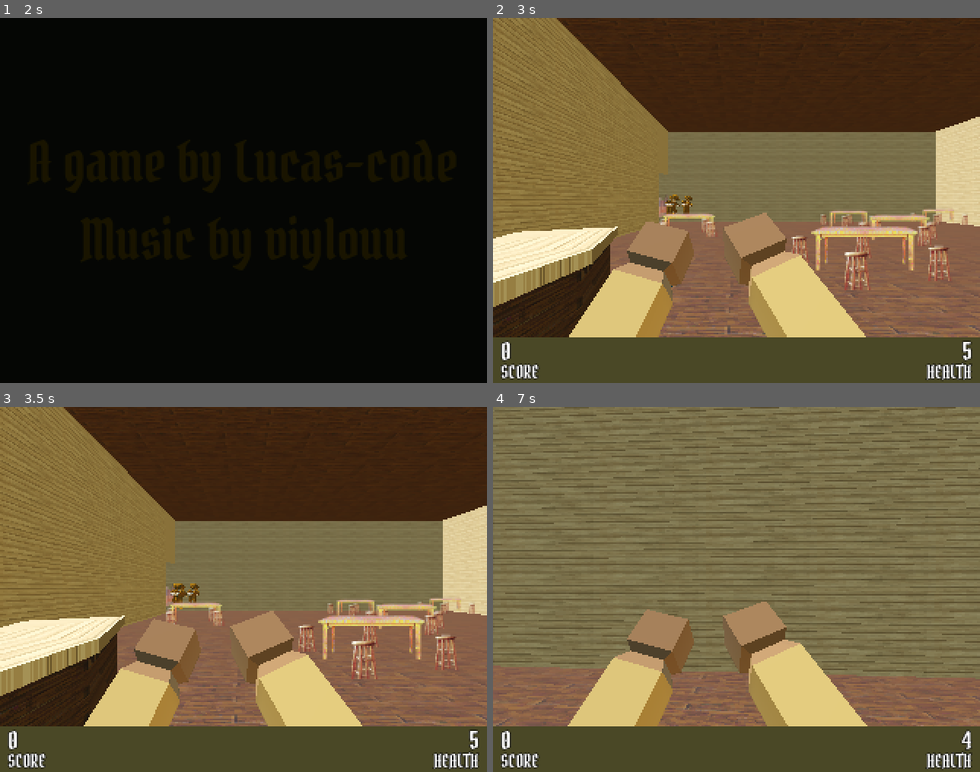
Above: before the commit, frames 1-4 (two rows, left to right).
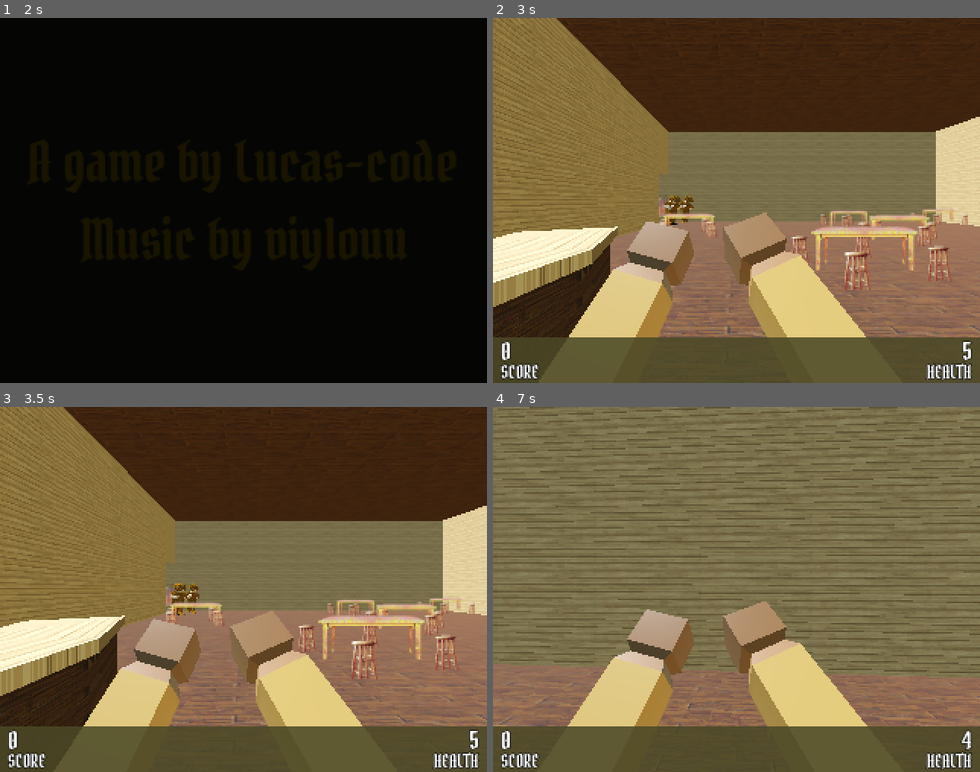
Above: after the commit, the same moments.

Repository: Lucas-Code27/Saloon-Brawl
Game: Godot game, scene res://Src/Levels/Splash.tscn
Two runs of this game, one before a commit and one after it. Both use one fixed random seed, a clock stepped at 60 frames per second and the inputs below.
Inputs (mouse positions are in pixels of both pictures, inside the frame that each line leads up to):
- Up to frame 1 (2 s): tap Enter at 0.5 s; move the mouse to (350, 182) at 0.52 s; hold D (right) 0.53-1.28 s; click (350, 182) at 0.6 s; tap Space at 1.25 s; move the mouse to (146, 218) at 1.27 s; hold S (down) from 1.28 s (still down); click (146, 218) at 1.35 s
- Up to frame 2 (3 s): move the mouse to (785, 120) at 2.02 s; release S (down) at 2.03 s; hold D (right) 2.03-2.75 s; click (785, 120) at 2.1 s; click "Play" at 2.75 s
- Up to frame 3 (3.5 s): no input
- Up to frame 4 (7 s): move the mouse to (731, 596) at 3.52 s; hold W (up) 3.53-6.53 s; click (731, 596) at 3.6 s; move the mouse to (775, 593) at 4.27 s; click (775, 593) at 4.35 s; move the mouse to (697, 585) at 5.02 s; click (697, 585) at 5.1 s; move the mouse to (741, 589) at 5.77 s; click (741, 589) at 5.85 s; move the mouse to (717, 582) at 6.52 s; hold D (right) from 6.53 s (still down); click (717, 582) at 6.6 s

Frame 1 is identical in both runs. In frame 2, 2.0% of the frame differs, in the area x 25-100%, y 48-74%; in frame 3, 2.1%; in frame 4, 13%, in the area x 0-100%, y 0-88%.

Commit message:
added shadows under enemies and fixed an issue where they would float in the air

Diff:
--- a/Src/Components/Spawner3D.tscn
+++ b/Src/Components/Spawner3D.tscn
@@ -1,6 +1,6 @@
-[gd_scene load_steps=2 format=3 uid="uid://b0kbtc4oy43dq"]
+[gd_scene format=3 uid="uid://b0kbtc4oy43dq"]
 
 [ext_resource type="Script" uid="uid://dg14i7nn7kgpj" path="res://Src/Components/spawner_3d.gd" id="1_oc814"]
 
-[node name="Spawner3d" type="Node3D"]
+[node name="Spawner3d" type="Marker3D" unique_id=1011446288]
 script = ExtResource("1_oc814")
--- a/Src/Components/spawner_3d.gd
+++ b/Src/Components/spawner_3d.gd
@@ -1,4 +1,4 @@
-extends Node3D
+extends Marker3D
 class_name Spawner3D
 
 @export var spawned: PackedScene
--- a/Src/Enemies/test/testenemy.tscn
+++ b/Src/Enemies/test/testenemy.tscn
@@ -15,7 +15,7 @@
 
 [sub_resource type="CapsuleShape3D" id="CapsuleShape3D_0by0b"]
 radius = 0.25
-height = 1.0
+height = 0.91875
 
 [sub_resource type="ShaderMaterial" id="ShaderMaterial_gkoj6"]
 resource_local_to_scene = true
@@ -109,6 +109,7 @@
 attacking = true
 
 [node name="CollisionShape3D" type="CollisionShape3D" parent="." unique_id=1453954869]
+transform = Transform3D(1, 0, 0, 0, 1, 0, 0, 0, 1, 0, 0.109375, 0)
 shape = SubResource("CapsuleShape3D_0by0b")
 
 [node name="HealthComponent" type="Node" parent="." unique_id=408632275]
@@ -116,11 +117,11 @@
 max_health = 3
 
 [node name="Mesh" parent="." unique_id=1159835438 instance=ExtResource("5_4bfyv")]
-transform = Transform3D(-0.1, 0, -8.74228e-09, 0, 0.1, 0, 8.74228e-09, 0, -0.1, 0, -0.35, 0)
+transform = Transform3D(-0.12, 0, -1.8119495e-08, 0, 0.12, 0, 1.8119495e-08, 0, -0.12, 0, -0.35, 0)
 
 [node name="Skeleton3D" parent="Mesh/Armature" parent_id_path=PackedInt32Array(1159835438, 1710978072) index="0" unique_id=151260256]
-bones/0/position = Vector3(-11.959157, -9.74904, -368.75684)
-bones/0/rotation = Quaternion(-0.63963133, -0.02542915, -0.0153155085, 0.7681084)
+bones/0/position = Vector3(-12.5725565, -4.490614, -347.9508)
+bones/0/rotation = Quaternion(-0.6482329, -0.02000188, -0.05749753, 0.75900483)
 bones/1/position = Vector3(5.722046e-06, 36.40748, -0.29159743)
 bones/1/rotation = Quaternion(0.0542265, 0.0092362, -0.019773653, 0.9982902)
 bones/2/rotation = Quaternion(0.11628263, 0.018782215, -0.044073194, 0.99206007)
@@ -146,29 +147,29 @@
 bones/13/rotation = Quaternion(0.009788241, -3.013853e-05, -0.8219094, 0.5695341)
 bones/14/position = Vector3(-1.1600554e-05, 161.85901, -1.6051345e-06)
 bones/15/position = Vector3(48.920826, -20.177307, -0.37243402)
-bones/15/rotation = Quaternion(0.08876621, 0.037670024, 0.99370825, -0.056969896)
+bones/15/rotation = Quaternion(0.055362295, 0.13471374, 0.97855514, -0.14566092)
 bones/16/position = Vector3(8.082857e-06, 147.74658, 5.678807e-06)
-bones/16/rotation = Quaternion(-0.22838426, 0.04256577, -0.03135632, 0.97213465)
+bones/16/rotation = Quaternion(-0.5664307, 0.0228704, -0.03136678, 0.8231946)
 bones/17/position = Vector3(-4.054624e-06, 169.36159, -1.1248154e-05)
-bones/17/rotation = Quaternion(0.7172477, 0.029084463, 0.046638943, 0.6946471)
+bones/17/rotation = Quaternion(0.37308362, -0.042591516, -0.050750688, 0.92542917)
 bones/18/position = Vector3(-1.536826e-06, 102.81697, -7.714618e-06)
-bones/18/rotation = Quaternion(0.30459657, -0.09094245, 0.014464179, 0.9480196)
+bones/18/rotation = Quaternion(0.7624758, -0.20323882, 0.007136617, 0.6142262)
 bones/19/position = Vector3(1.1324842e-06, 42.281975, -1.430511e-06)
 bones/20/position = Vector3(-48.920834, -20.17733, -1.0544056)
-bones/20/rotation = Quaternion(-0.011000187, 0.36925316, 0.92758894, -0.055765796)
+bones/20/rotation = Quaternion(-0.020393884, 0.4028096, 0.91192544, -0.07563381)
 bones/21/position = Vector3(7.121006e-06, 147.74538, 2.2299171e-05)
-bones/21/rotation = Quaternion(-0.30735976, 0.08102947, -0.012333565, 0.9480571)
+bones/21/rotation = Quaternion(-0.379058, 0.08012929, -0.022346672, 0.92162627)
 bones/22/position = Vector3(5.352856e-07, 169.37393, -2.2293755e-06)
-bones/22/rotation = Quaternion(0.6055572, -0.005213129, -0.030130297, 0.79521406)
+bones/22/rotation = Quaternion(0.5561188, -0.0037380373, -0.04643931, 0.829796)
 bones/23/position = Vector3(1.0866123e-05, 99.11128, 7.607974e-06)
-bones/23/rotation = Quaternion(0.22699997, 0.08352636, -0.019615818, 0.9701081)
+bones/23/rotation = Quaternion(0.22876556, 0.08359201, -0.01951834, 0.96968955)
 bones/24/position = Vector3(-6.5562426e-07, 42.423363, 3.337862e-06)
 
 [node name="Cube" parent="Mesh/Armature/Skeleton3D" index="0" unique_id=154864908]
 surface_material_override/0 = SubResource("ShaderMaterial_gkoj6")
 
 [node name="BoneAttachment3D" type="BoneAttachment3D" parent="Mesh/Armature/Skeleton3D" index="1" unique_id=1186523056]
-transform = Transform3D(0.41423455, 0.002550154, -0.91016644, 0.13090296, 0.9894326, 0.062348913, 0.9007074, -0.14497058, 0.40952322, 160.74022, 133.8144, -396.97845)
+transform = Transform3D(0.38175806, 0.081193924, -0.9206889, 0.12253873, 0.98289406, 0.1374897, 0.91610295, -0.16530783, 0.36527824, 171.22757, 125.56461, -371.08417)
 bone_name = "mixamorig_LeftHand"
 bone_idx = 10
 
@@ -221,6 +222,13 @@
 color = Color(0.7372549, 0.73333335, 0.7254902, 0.7764706)
 color_ramp = SubResource("Gradient_uoxqn")
 
+[node name="SpotLight3D" type="SpotLight3D" parent="." unique_id=1468764578]
+transform = Transform3D(1, 0, 0, 0, -4.371139e-08, 1, 0, -1, -4.371139e-08, 0, 0, 0)
+light_negative = true
+light_cull_mask = 4294966276
+spot_range = 1.0
+spot_angle = 24.0
+
 [connection signal="died" from="HealthComponent" to="." method="_on_health_component_died"]
 [connection signal="hit" from="HealthComponent" to="." method="_on_health_component_hit"]
 [connection signal="timeout" from="Timer" to="." method="_on_timer_timeout"]
--- a/Src/Levels/Hud.tscn
+++ b/Src/Levels/Hud.tscn
@@ -33,7 +33,7 @@
 offset_top = -30.0
 grow_horizontal = 2
 grow_vertical = 0
-color = Color(0.289224, 0.281014, 0.148112, 1)
+color = Color(0.2901961, 0.28235295, 0.14901961, 0.8627451)
 
 [node name="ScoreText" type="Label" parent="ColorRect" unique_id=118721208]
 layout_mode = 1
--- a/Src/Levels/Saloon.tscn
+++ b/Src/Levels/Saloon.tscn
@@ -211,6 +211,7 @@
 material = SubResource("StandardMaterial3D_iecmc")
 
 [node name="Floor" type="CSGBox3D" parent="Map/NavigationRegion3D" unique_id=1828271631]
+layers = 5
 use_collision = true
 size = Vector3(15, 1, 15)
 material = SubResource("StandardMaterial3D_4dkmo")
@@ -309,35 +310,30 @@
 
 [node name="Spawners" type="Node3D" parent="." unique_id=1398818183]
 
-[node name="Spawner3D" type="Node3D" parent="Spawners" unique_id=1394977936]
+[node name="Spawner3D" type="Marker3D" parent="Spawners" unique_id=1241891194]
 transform = Transform3D(1, 0, 0, 0, 1, 0, 0, 0, 1, 4.1, 0.5, 2.25)
 script = ExtResource("10_meem8")
 spawned = ExtResource("11_8u3fr")
-metadata/_custom_type_script = "uid://dg14i7nn7kgpj"
-
-[node name="Spawner3D2" type="Node3D" parent="Spawners" unique_id=982475613]
+
+[node name="Spawner3D2" type="Marker3D" parent="Spawners" unique_id=1665123504]
 transform = Transform3D(1, 0, 0, 0, 1, 0, 0, 0, 1, 3.95, 0.5, 1.55)
 script = ExtResource("10_meem8")
 spawned = ExtResource("11_8u3fr")
-metadata/_custom_type_script = "uid://dg14i7nn7kgpj"
-
-[node name="Spawner3D3" type="Node3D" parent="Spawners" unique_id=1363961979]
+
+[node name="Spawner3D3" type="Marker3D" parent="Spawners" unique_id=1462543307]
 transform = Transform3D(-0.707107, 0, 0.707107, 0, 1, 0, -0.707107, 0, -0.707107, -4.10341, 0.5, -3.70153)
 script = ExtResource("10_meem8")
 spawned = ExtResource("11_8u3fr")
-metadata/_custom_type_script = "uid://dg14i7nn7kgpj"
-
-[node name="Spawner3D4" type="Node3D" parent="Spawners" unique_id=23951013]
+
+[node name="Spawner3D4" type="Marker3D" parent="Spawners" unique_id=129569982]
 transform = Transform3D(-0.707107, 0, 0.707107, 0, 1, 0, -0.707107, 0, -0.707107, -4.3281, 0.5, -4.17622)
 script = ExtResource("10_meem8")
 spawned = ExtResource("11_8u3fr")
-metadata/_custom_type_script = "uid://dg14i7nn7kgpj"
-
-[node name="Spawner3D5" type="Node3D" parent="Spawners" unique_id=2140674015]
+
+[node name="Spawner3D5" type="Marker3D" parent="Spawners" unique_id=351336040]
 transform = Transform3D(-0.707107, 0, 0.707107, 0, 1, 0, -0.707107, 0, -0.707107, -3.81848, 0.5, -4.02224)
 script = ExtResource("10_meem8")
 spawned = ExtResource("11_8u3fr")
-metadata/_custom_type_script = "uid://dg14i7nn7kgpj"
 
 [node name="MeshInstance3D" type="MeshInstance3D" parent="." unique_id=297714797]
 mesh = SubResource("PlaneMesh_mlark")
--- a/project.godot
+++ b/project.godot
@@ -120,6 +120,5 @@
 textures/canvas_textures/default_texture_filter=0
 renderer/rendering_method="gl_compatibility"
 renderer/rendering_method.mobile="gl_compatibility"
-shading/overrides/force_vertex_shading=true
 textures/default_filters/anisotropic_filtering_level=0
 limits/overrides/force_vertex_shading=true
